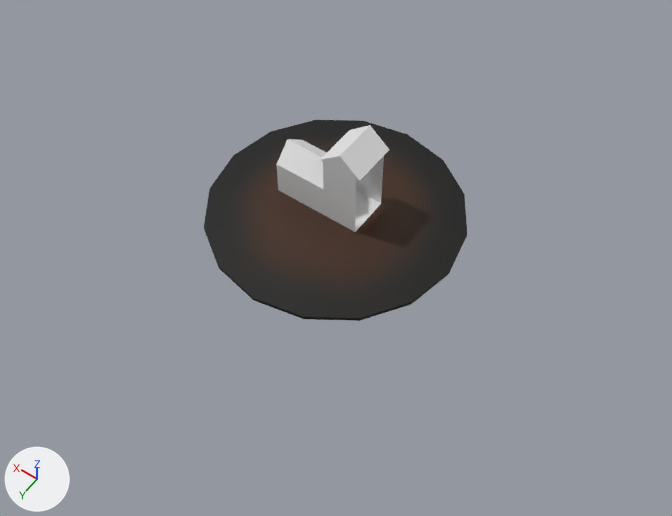
A saved change to the Blender file dollhouse.blend.
Before and after are seen from a 50 mm camera at (-18.7, 26.2, 37.1) aimed at (-1.8, 2.5, -0.1). Lighting does not change. The marker at lower left points along +X, +Y and +Z.
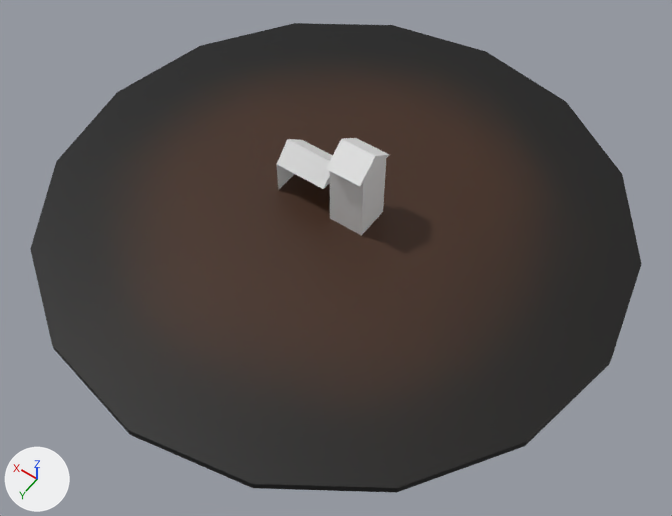
Commit message: Updates to dollhouse model Added initial input

Scene script edits in JSON lines:
```json
{"block": "me_cube", "where": "me_cube.from_pydata(...)  # 26 vertices, 21 faces; spans x -1.2..4.0, y -1.58..1.0, z -1.0..4.0"}
{"block": "me_cube", "where": "# used by ob_cube; location = (-0.67, -0.36, 0.99)"}
{"block": "me_cube", "where": "# verts and faces of me_cube; kept vertices keep their numbers, new ones are numbered from 26"}
{"block": "me_cube", "where": "# before: 0 (1.0, 1.0, 3.0) at pixel (322, 161), 1 (1.0, 1.0, -1.0) at pixel (323, 214), 2 (1.0, -1.0, -1.0), 3 (-1.0, 1.0, 3.0) at pixel (356, 179), 4 (-1.0, 1.0, -1.0) at pixel (355, 232)"}
{"block": "me_cube", "where": "# before: 5 (-1.0, -1.0, -1.0) at pixel (376, 208), 6 (0.0, -1.58, 4.0) at pixel (370, 125), 7 (1.2, -1.58, 3.0) at pixel (349, 129), 8 (0.0, 1.0, 4.0) at pixel (339, 155), 9 (1.2, 1.0, 3.0) at pixel (319, 159)"}
{"block": "me_cube", "where": "# before: 10 (-1.2, 1.0, 3.0) at pixel (359, 180), 11 (-1.2, -1.58, 3.0) at pixel (389, 149), 12 (4.0, 1.0, -1.0) at pixel (278, 190), 13 (4.0, -1.0, -1.0), 14 (1.0, 1.0, 1.0) at pixel (323, 189)"}
{"block": "me_cube", "where": "# before: 15 (1.0, -1.0, 1.0), 16 (4.0, 1.0, 1.0) at pixel (276, 164), 22 (1.0, -1.4, 3.0), 23 (1.0, -1.4, -1.0), 24 (-1.0, -1.4, 3.0)"}
{"block": "me_cube", "where": "# before: 25 (-1.0, -1.4, -1.0) at pixel (381, 203)"}
{"block": "me_cube", "change": "me_cube part 1"}
{"op": "add", "block": "me_cube", "code": "delete_vertices([0, 1, *range(3, 12), *range(22, 26)])  # with the faces that use them"}
{"op": "add", "block": "me_cube_001", "code": ["me_cube_001 = bpy.data.meshes.new('Cube.001')", "me_cube_001.from_pydata(...)  # 28 vertices, 29 faces; spans x -1.0..1.0, y -1.3..1.3, z -1.0..4.0"]}
{"op": "set", "path": "ob_cylinder.location", "old": "(0.0, 0.0, -0.12)", "new": "(0.0, 0.0, -0.24)"}
{"op": "set", "path": "ob_cylinder.scale", "old": "(6.94, 6.94, 0.0992)", "new": "(15.7, 15.7, 0.225)"}
{"op": "add", "block": "ob_cube_001", "code": ["ob_cube_001 = bpy.data.objects.new('Cube.001', me_cube_001)", "ob_cube_001.location = (-1.07, -0.35, 1.0)"]}
```

Boxes [x1, y1, x2, y2] around the edits, measured in the pictures (672 x 516 px):
```json
{"object": "Cylinder", "change": "moved, rescaled", "before": [204, 120, 467, 321], "after": [30, 23, 642, 493], "on screen": "132% wider, 133% taller"}
{"object": "Cube", "change": "reshaped", "before": [277, 125, 389, 232], "after": [277, 139, 333, 190]}
{"object": "Cube.001", "change": "added", "after": [326, 138, 389, 236]}
{"part": 1, "of": "me_cube", "change": "deleted", "before": [277, 125, 389, 232]}
```
